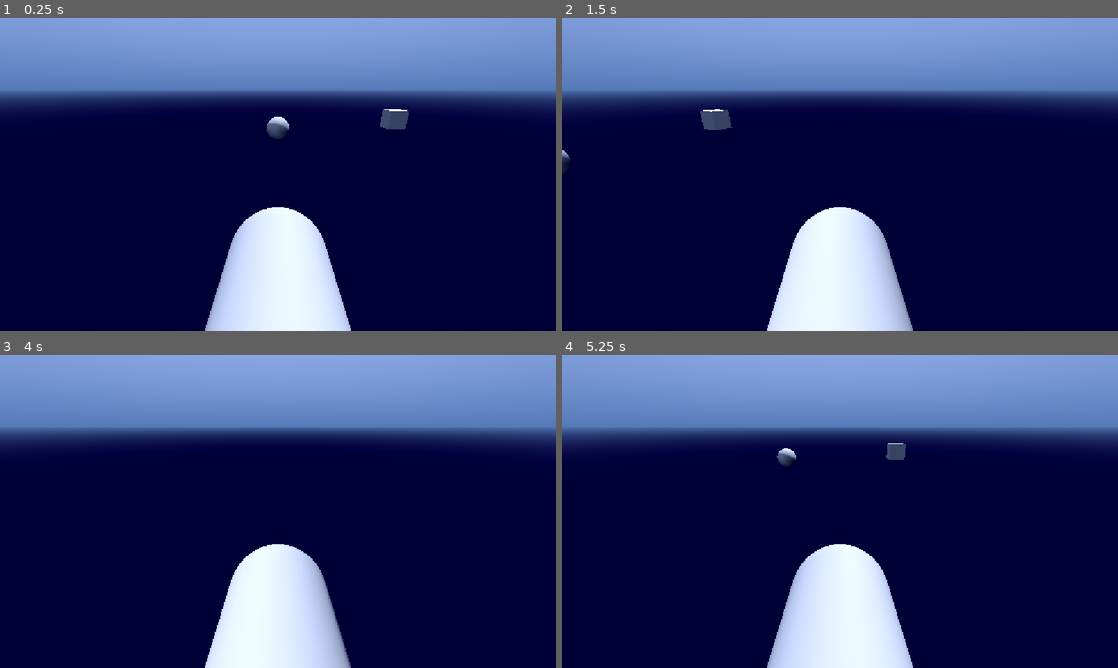
Above: before the commit, frames 1-4 (two rows, left to right).
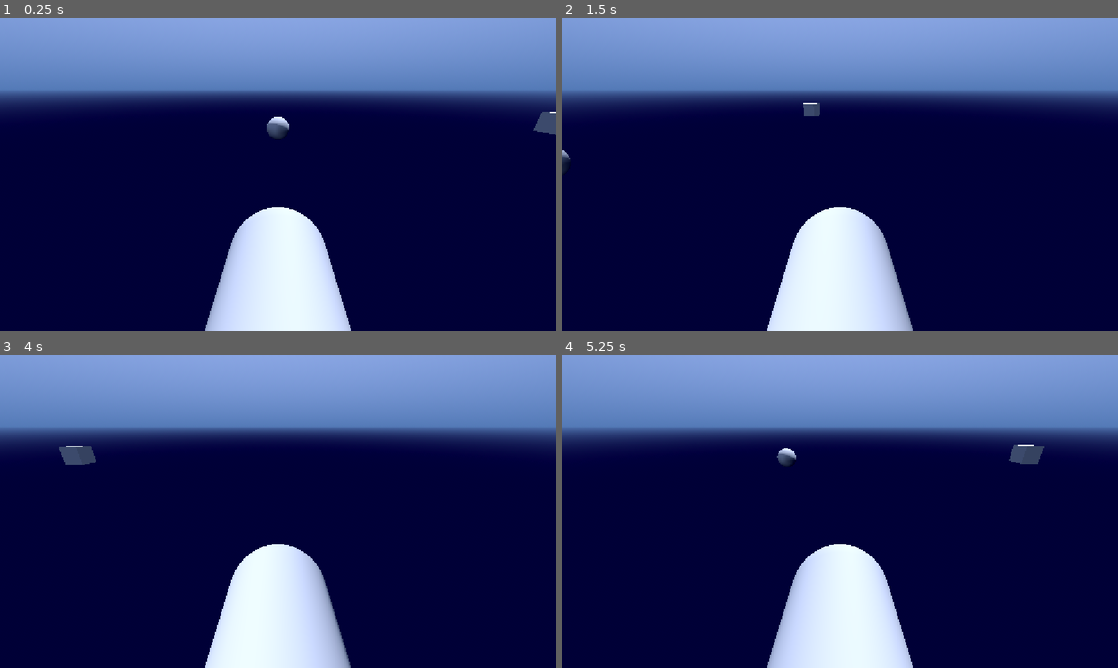
Above: after the commit, the same moments.

Repository: PeterDrake/yachtsinkers
Game: Godot game, scene res://yachtsinkers.tscn
The game is run twice, just before and just after one commit, with the same random seed, the same clock (stepped at 60 frames per second) and the same inputs. Sound files missing from this copy of the repository are replaced by a short silence.
Inputs (mouse positions are in pixels of both pictures, inside the frame that each line leads up to):
- Up to frame 1 (0.25 s): no input
- Up to frame 2 (1.5 s): tap Enter at 0.5 s; move the mouse to (962, 158) at 0.52 s; hold Right (right) 0.53-1.28 s; tap Space (space) at 0.6, 1.35 s; move the mouse to (728, 190) at 1.27 s; hold Down (ui_down) from 1.28 s (still down)
- Up to frame 3 (4 s): tap Space (space) at 2, 2.1, 2.85, 3.6 s; move the mouse to (333, 442) at 2.02 s; release Down (ui_down) at 2.03 s; hold Right (right) 2.03-2.78 s; move the mouse to (250, 574) at 2.77 s; hold Up (forward) 2.78-3.53 s; tap Enter at 3.5 s; move the mouse to (444, 558) at 3.52 s; hold Left (left) from 3.53 s (still down)
- Up to frame 4 (5.25 s): move the mouse to (673, 464) at 4.27 s; tap Space (space) at 4.35, 5.1 s; move the mouse to (867, 511) at 5.02 s; release Left (left) at 5.03 s; hold Down (ui_down) from 5.03 s (still down)

The runs differ from the first frame. In frame 1, 0.5% of the frame differs, in the area x 68-100%, y 29-38%; in frame 2, 0.4%; in frame 3, 0.3%; in frame 4, 0.5%.
Error in both runs: Out of bounds get index '0' (on base: 'PackedStringArray') (res://speech.gd:3)

Commit message:
Moved rock

Diff:
--- a/yachtsinkers.tscn
+++ b/yachtsinkers.tscn
@@ -39,4 +39,4 @@
 [node name="Speech" parent="." unique_id=106919617 instance=ExtResource("3_xpjbq")]
 
 [node name="Rock" parent="." unique_id=1808236213 instance=ExtResource("4_o6jxr")]
-transform = Transform3D(1, 0, 0, 0, 1, 0, 0, 0, 1, 6.759991, 4.7683716e-07, -11.099407)
+transform = Transform3D(1, 0, 0, 0, 1, 0, 0, 0, 1, 14.447744, 4.7683716e-07, -9.581989)
